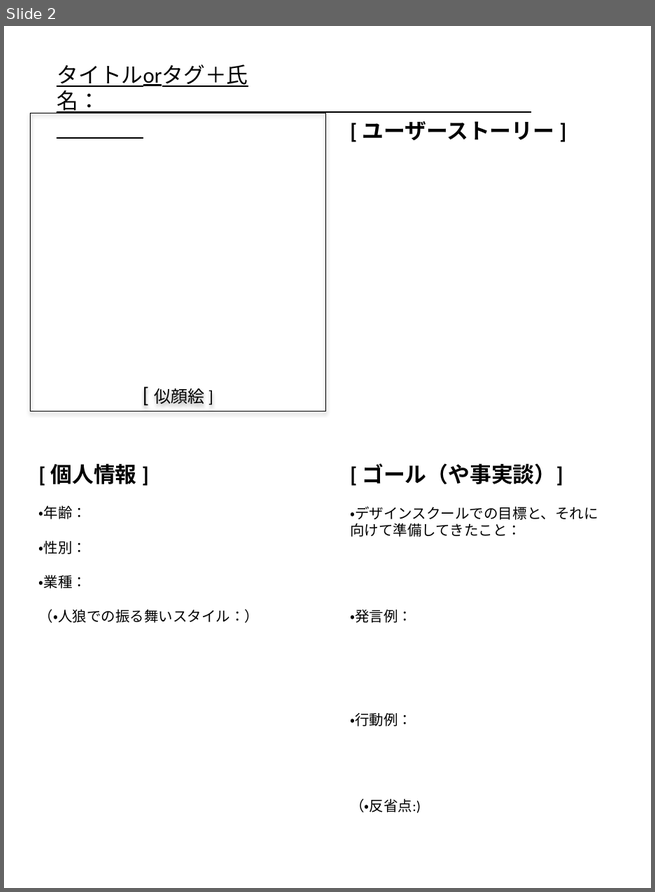
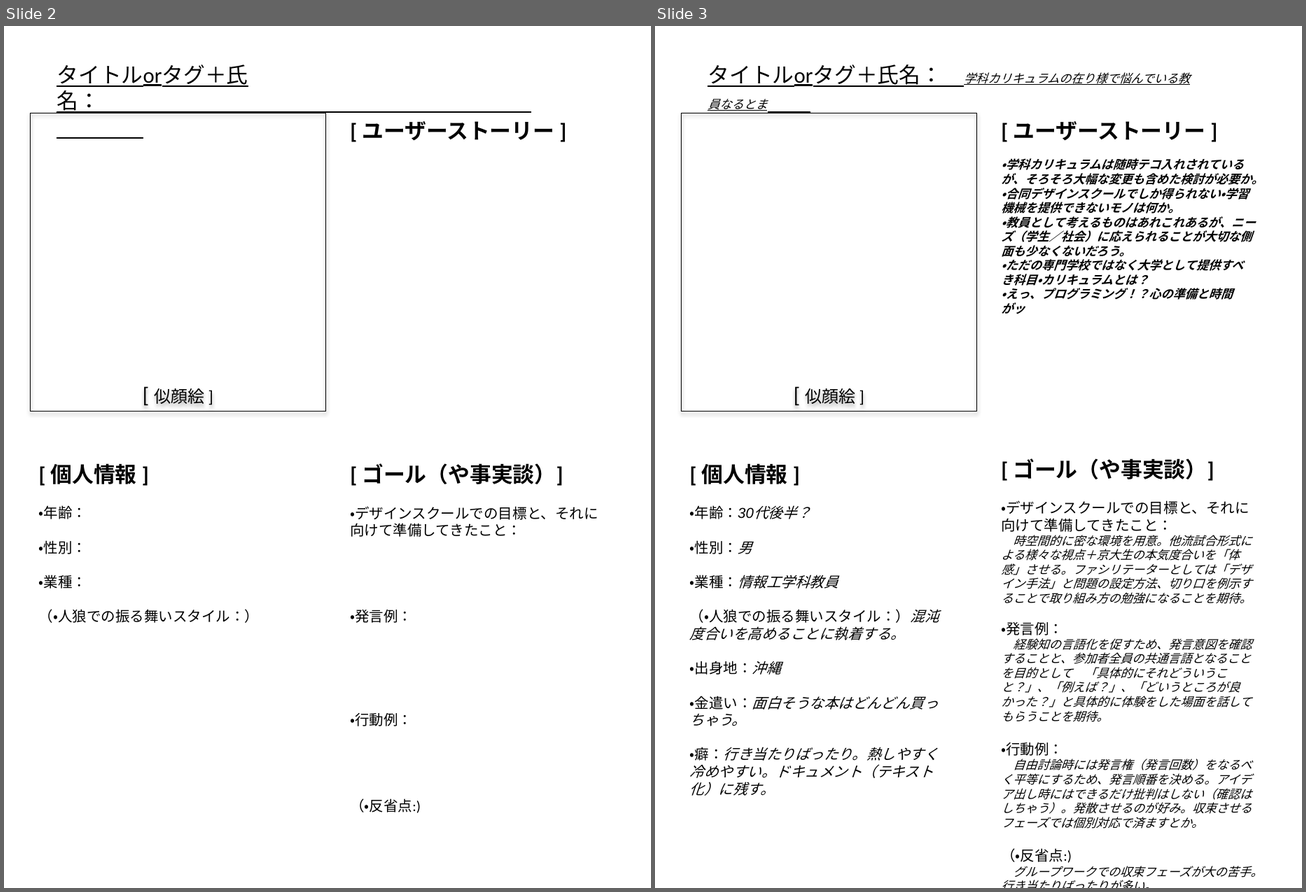
Before and after one commit to naltoma/designschool2ie, a slide deck: 2014-12-24/persona-design.pptx. Shown side by side, each under a label of ours: slide 2 before the commit, slides 2 and 3 after it. The pictures are 655x892 and 1306x892 pixels, drawn with LibreOffice and Linux fonts; fonts in the diff are those of the drawing. Boxes give left, top, right and bottom in pixels: in the first picture for what was removed or moved away, otherwise in the second. Text is boxed around its words. In the diff, an @@ line names an element or a change of style, - is before the commit and + after.

Commit message:
add an example of persona-sheet.

```diff
--- a/2014-12-24/persona-design.pptx
+++ b/2014-12-24/persona-design.pptx
@@ slide 3 added at <box>655,26,1302,888</box>, background #FFFFFF @@
@@ text added at <box>707,64,1190,111</box>, 10 pt, text #000000, italic, underline @@
+タイトルorタグ＋氏名： 学科カリキュラムの在り様で悩んでいる教員なるとま
@@ rectangle added at <box>681,113,976,412</box>, outline #000000 0.75 pt, 14 pt, text #000000 @@
+[ 似顔絵 ]
@@ text added at <box>1001,121,1263,314</box>, 10 pt, text #000000, bold, italic @@
+[ ユーザーストーリー ]
+・学科カリキュラムは随時テコ入れされているが、そろそろ大幅な変更も含めた検討が必要か。
+・合同デザインスクールでしか得られない・学習機械を提供できないモノは何か。
+・教員として考えるものはあれこれあるが、ニーズ（学生／社会）に応えられることが大切な側面も少なくないだろう。
+・ただの専門学校ではなく大学として提供すべき科目・カリキュラムとは？
+・えっ、プログラミング！？心の準備と時間がッ
@@ text added at <box>690,464,939,796</box>, 12 pt, text #000000, italic @@
+[ 個人情報 ]
+・年齢：30代後半？
+・性別：男
+・業種：情報工学科教員
+（・人狼での振る舞いスタイル：）混沌度合いを高めることに執着する。
+・出身地：沖縄
+・金遣い：面白そうな本はどんどん買っちゃう。
+・癖：行き当たりばったり。熱しやすく冷めやすい。ドキュメント（テキスト化）に残す。
@@ text added at <box>1001,459,1251,863</box>, 10 pt, text #000000, italic @@
+[ ゴール（や事実談）]
+・デザインスクールでの目標と、それに向けて準備してきたこと：
+時空間的に密な環境を用意。他流試合形式による様々な視点＋京大生の本気度合いを「体感」させる。ファシリテーターとしては「デザイン手法」と問題の設定方法、切り口を例示することで取り組み方の勉強になることを期待。
+・発言例：
+経験知の言語化を促すため、発言意図を確認することと、参加者全員の共通言語となることを目的として 「具体的にそれどういうこと？」、「例えば？」、「どいうところが良かった？」と具体的に体験をした場面を話してもらうことを期待。
+・行動例：
+自由討論時には発言権（発言回数）をなるべく平等にするため、発言順番を決める。アイデア出し時にはできるだけ批判はしない（確認はしちゃう）。発散させるのが好み。収束させるフェーズでは個別対応で済ますとか。
+（・反省点:)
+グループワークでの収束フェーズが大の苦手。行き当たりばったりが多い。
```
